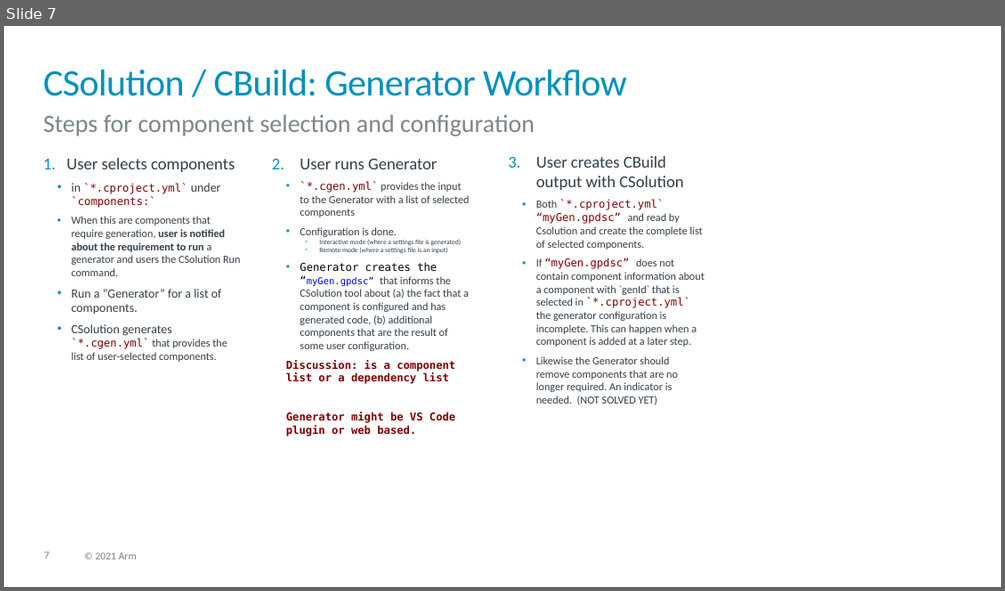
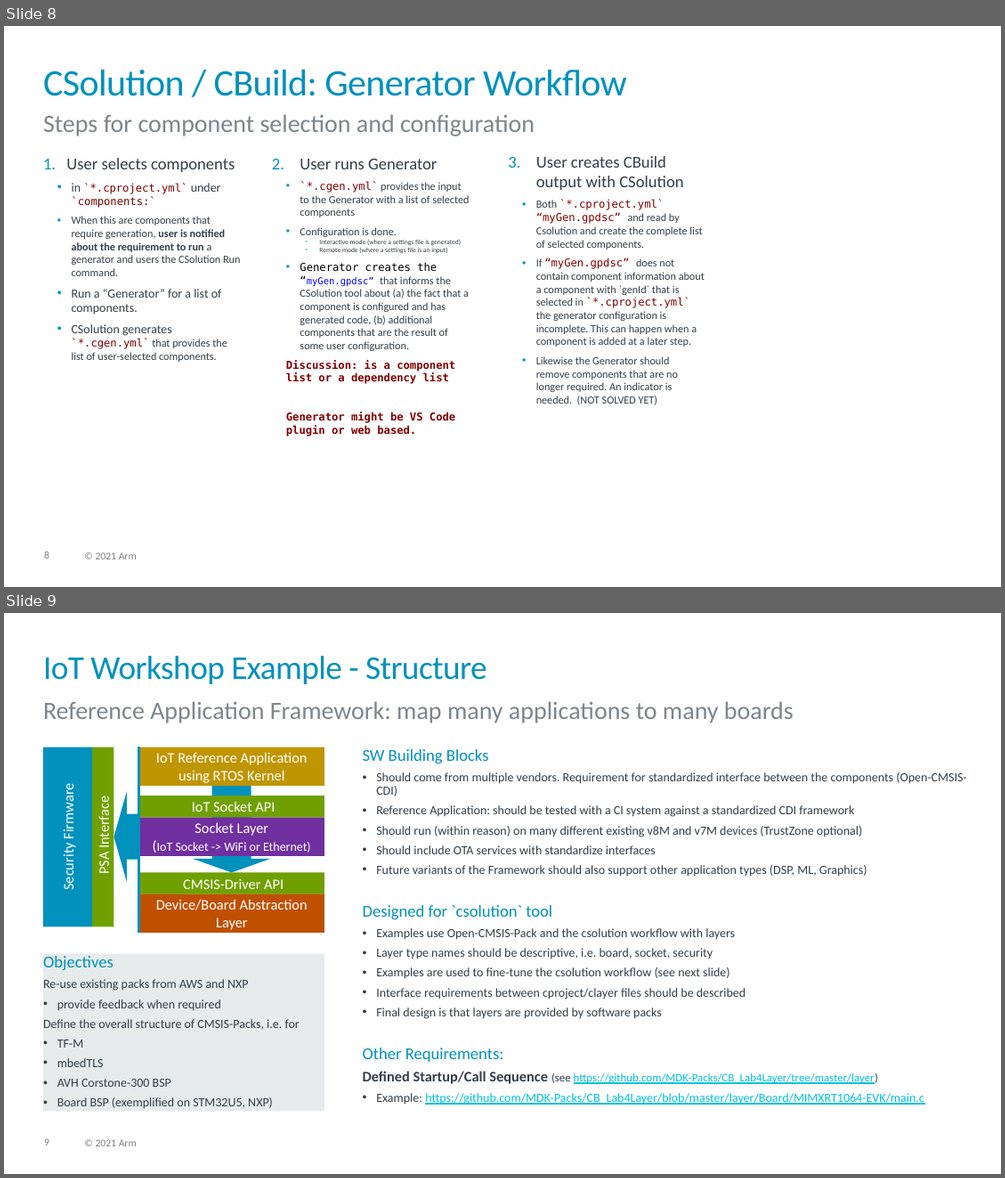
Before and after one commit to Open-CMSIS-Pack/devtools, a slide deck: tools/projmgr/docs/Manual/images/overview.pptx. Shown one above the other, each under a label of ours: slide 7 before the commit, slides 8 and 9 after it. The pictures are 1005x591 and 1005x1178 pixels, drawn with LibreOffice and Linux fonts; fonts in the diff are those of the drawing. Boxes give left, top, right and bottom in pixels: in the first picture for what was removed or moved away, otherwise in the second. Text is boxed around its words. In the diff, an @@ line names an element or a change of style, - is before the commit and + after.

Commit message:
Updated Overview.md documentation with: (#562)
- Clarified scope of backward compatibility
- Project Structure now reflects current implementation and includes
further proposals
 - Removed proposals that are already implemented

Added to YML-Input-Format.md the proposal to make RTE directory
structure configurable (`rte-dirs:`)

```diff
--- a/tools/projmgr/docs/Manual/images/overview.pptx
+++ b/tools/projmgr/docs/Manual/images/overview.pptx
@@ slide 9 added at (4, 613, 1001, 1174), background #FFFFFF; not listed: 2 template elements that a slide beside it also shows @@
@@ title added at (43, 656, 487, 684), 32 pt, text #0091BD @@
+IoT Workshop Example - Structure
@@ text added at (43, 701, 793, 723), 24 pt, text #7D868C @@
+Reference Application Framework: map many applications to many boards
@@ rectangle added at (43, 747, 92, 927), fill #0091BD, 14 pt, text #FFFFFF @@
+Security Firmware
@@ rectangle added at (92, 747, 113, 926), fill #70A000, 14 pt, text #FFFFFF @@
+PSA Interface
@@ rectangle added at (139, 747, 324, 786), fill #BF9500, 14 pt, text #FFFFFF @@
+IoT Reference Application
+using RTOS Kernel
@@ line added from (139, 747) to (139, 933), #0091BD 3 pt @@
@@ text added at (363, 749, 966, 1104), 12 pt, text #333E48 @@
+SW Building Blocks
+• Should come from multiple vendors. Requirement for standardized interface between the components (Open-CMSIS-CDI)
+• Reference Application: should be tested with a CI system against a standardized CDI framework
+• Should run (within reason) on many different existing v8M and v7M devices (TrustZone optional)
+• Should include OTA services with standardize interfaces
+• Future variants of the Framework should also support other application types (DSP, ML, Graphics)
+Designed for `csolution` tool
+• Examples use Open-CMSIS-Pack and the csolution workflow with layers
+• Layer type names should be descriptive, i.e. board, socket, security
+• Examples are used to fine-tune the csolution workflow (see next slide)
+• Interface requirements between cproject/clayer files should be described
+• Final design is that layers are provided by software packs
+Other Requirements:
+Defined Startup/Call Sequence (see https://github.com/MDK-Packs/CB_Lab4Layer/tree/master/layer)
+• Example: https://github.com/MDK-Packs/CB_Lab4Layer/blob/master/layer/Board/MIMXRT1064-EVK/main.c
@@ down arrow added at (114, 791, 139, 882), fill #0091BD @@
@@ rectangle added at (139, 795, 324, 817), fill #70A000, 14 pt, text #FFFFFF @@
+IoT Socket API
@@ down arrow added at (193, 786, 271, 873), fill #0091BD @@
@@ rectangle added at (139, 817, 324, 856), fill #7030A0, 12 pt, text #FFFFFF @@
+Socket Layer
+(IoT Socket -> WiFi or Ethernet)
@@ rectangle added at (139, 873, 324, 894), fill #70A000, 14 pt, text #FFFFFF @@
+CMSIS-Driver API
@@ rectangle added at (139, 893, 324, 933), fill #BF5000, 14 pt, text #FFFFFF @@
+Device/Board Abstraction
+Layer
@@ rectangle added at (43, 954, 324, 1111), fill #E5ECEB, 12 pt, text #333E48 @@
+Objectives
+Re-use existing packs from AWS and NXP
+• provide feedback when required
+Define the overall structure of CMSIS-Packs, i.e. for
+• TF-M
+• mbedTLS
+• AVH Corstone-300 BSP
+• Board BSP (exemplified on STM32U5, NXP)
@@ what was slide 7 is now slide 8 @@
@@ page number at (44, 551, 49, 558): text changed @@
-7
+8
```
Also in this commit, not shown: 2 other slides added, 4 other files.
